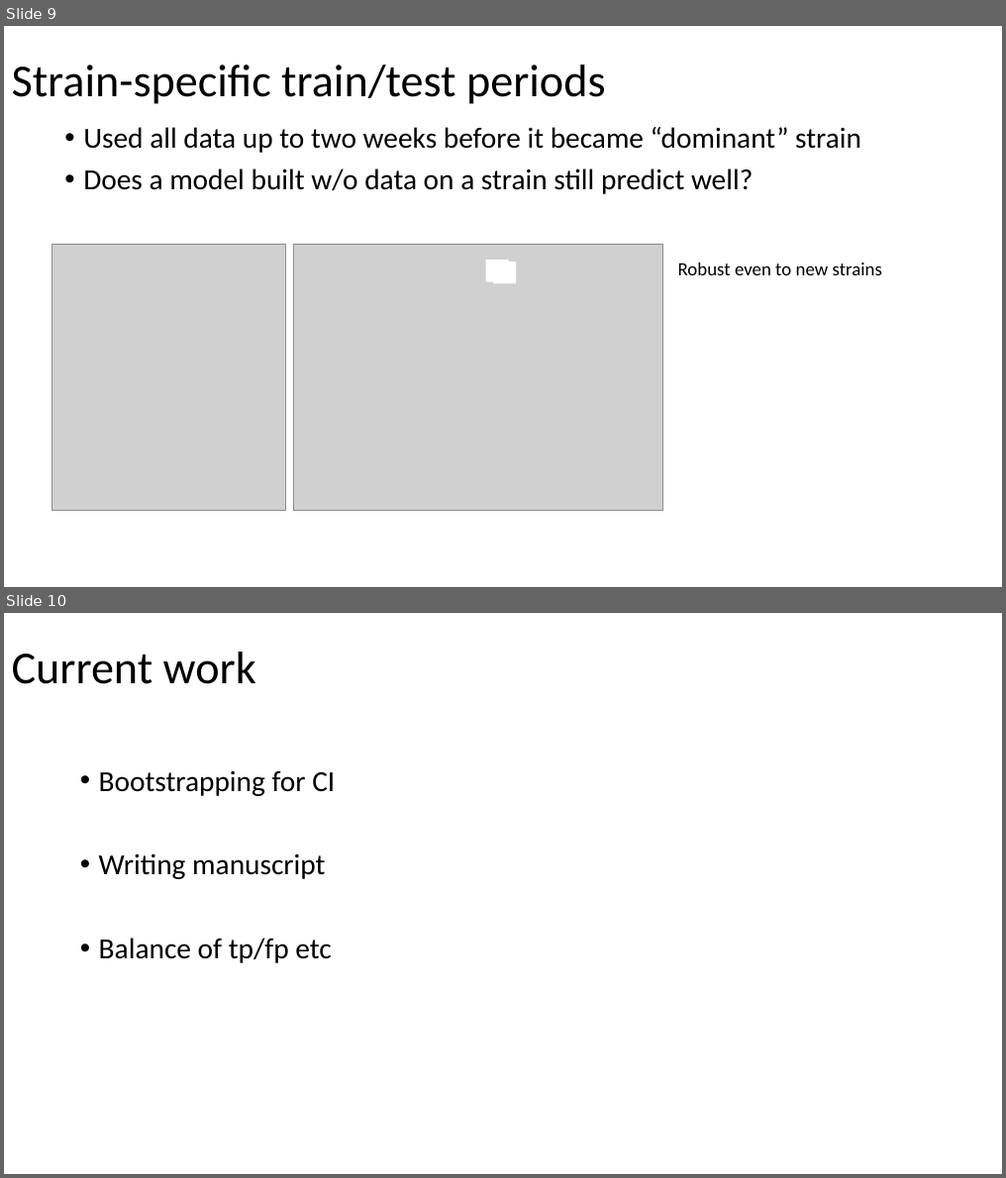
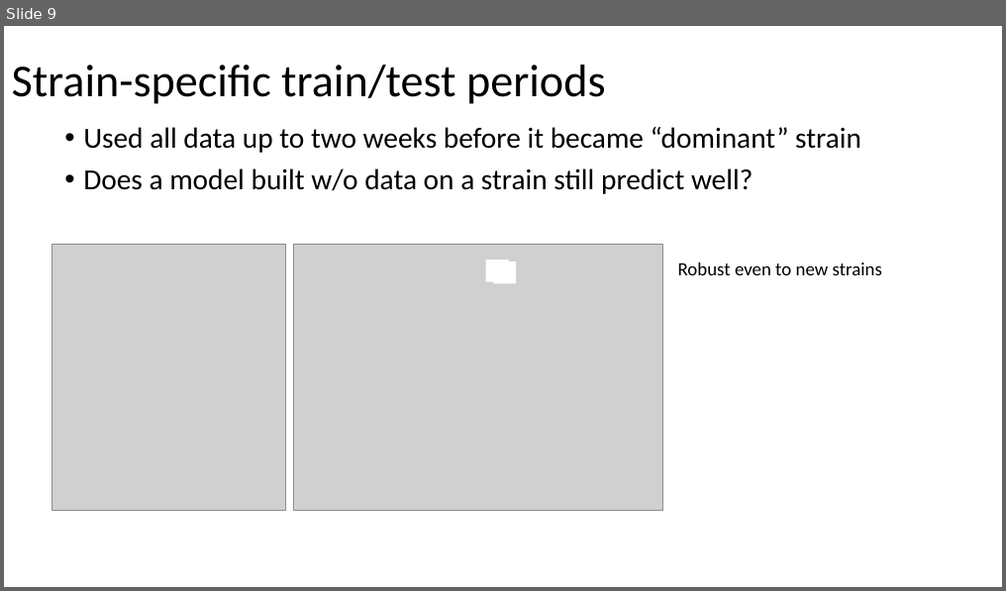
Before and after one commit to RachelMurray-Watson/COVID_forecasting, a slide deck: Graphs/Decision_tree_self_graph.pptx. Shown one above the other, each under a label of ours: slides 9 and 10 before the commit, slide 9 after it. The pictures are 1006x1178 and 1006x591 pixels, drawn with LibreOffice and Linux fonts; fonts in the diff are those of the drawing; grey boxes stand for pictures. Boxes give left, top, right and bottom in pixels: in the first picture for what was removed or moved away, otherwise in the second. Text is boxed around its words. In the diff, an @@ line names an element or a change of style, - is before the commit and + after.

```diff
--- a/Graphs/Decision_tree_self_graph.pptx
+++ b/Graphs/Decision_tree_self_graph.pptx
@@ slide 10 removed at (x1=4, y1=613, x2=1002, y2=1174), background #FFFFFF @@
@@ title removed at (x1=12, y1=652, x2=256, y2=684) @@
-Current work
@@ text removed at (x1=99, y1=771, x2=335, y2=963) @@
-• Bootstrapping for CI
-• Writing manuscript
-• Balance of tp/fp etc
```
Also in this commit, not shown: 2 slides changed, 1 other file.
